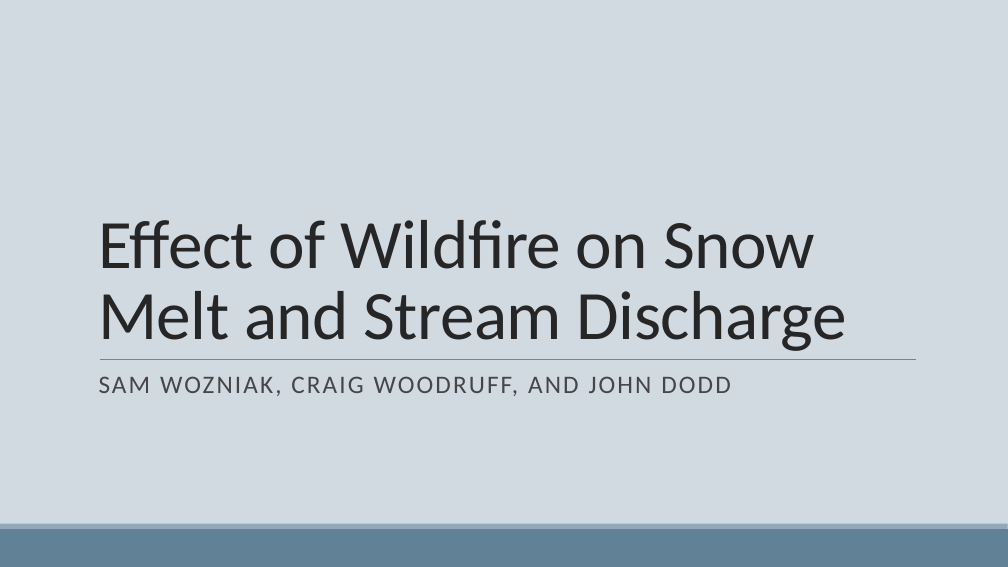
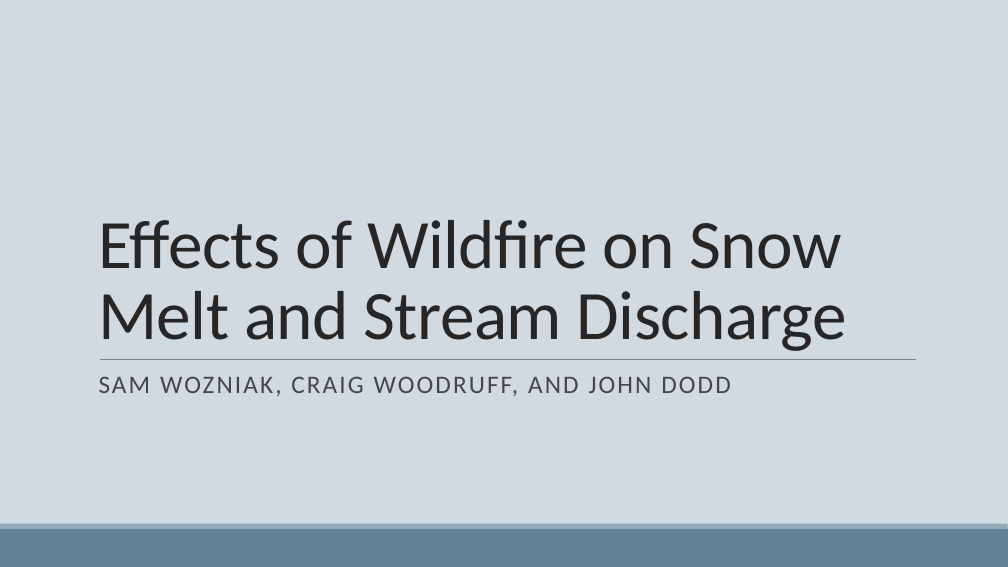
Before and after one commit to woz22/thesis, a slide deck: slide 1 of courses/geog475_pres.pptx. Drawn at 1008x567 pixels with LibreOffice and Linux fonts; fonts in the diff are those of the drawing. Boxes give left, top, right and bottom in pixels: in the first picture for what was removed or moved away, otherwise in the second. Text is boxed around its words. In the diff, an @@ line names an element or a change of style, - is before the commit and + after.

```diff
--- a/courses/geog475_pres.pptx
+++ b/courses/geog475_pres.pptx
@@ title at bbox=[98, 220, 847, 351]: text changed @@
-Effect of Wildfire on Snow Melt and Stream Discharge
+Effects of Wildfire on Snow Melt and Stream Discharge
```
Also in this commit, not shown: 1 other slide changed, 13 other files.
